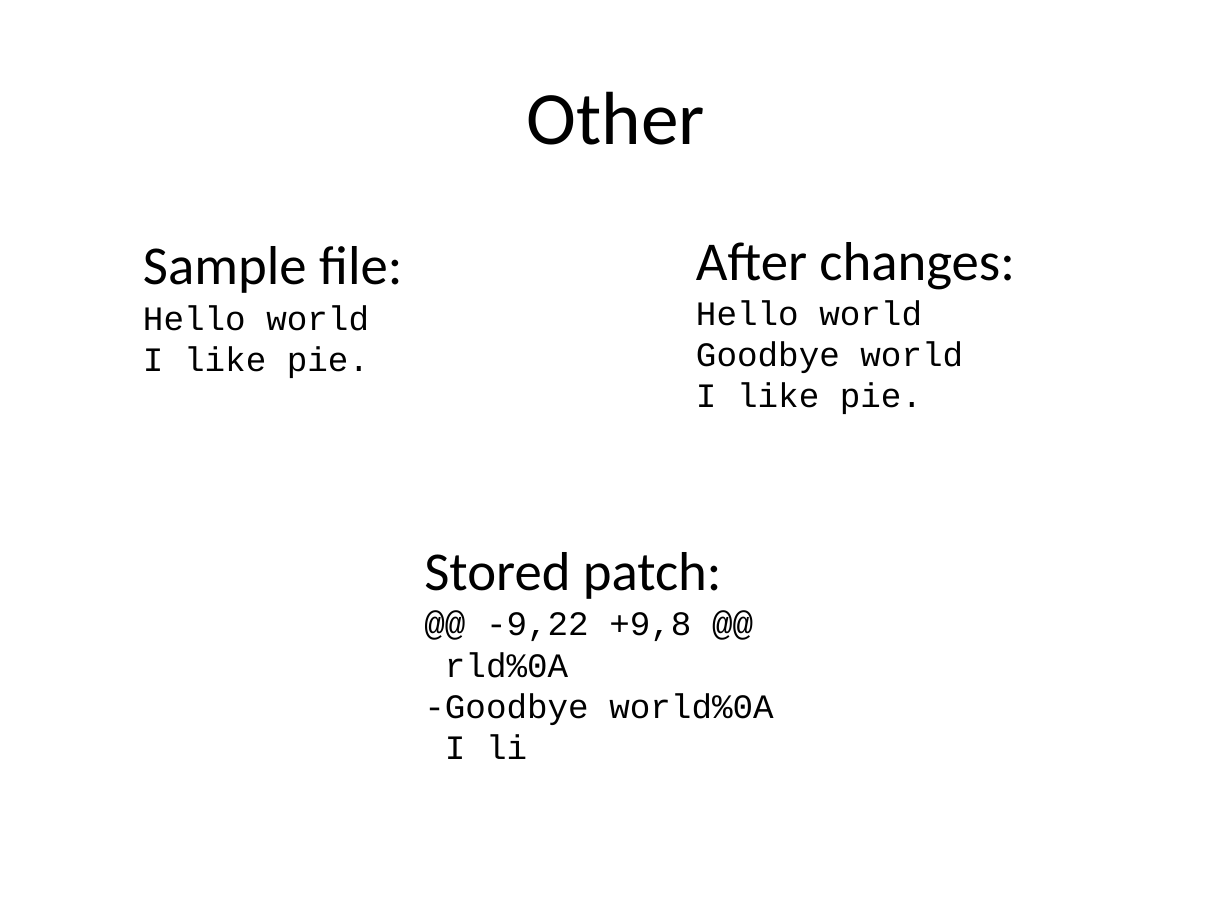
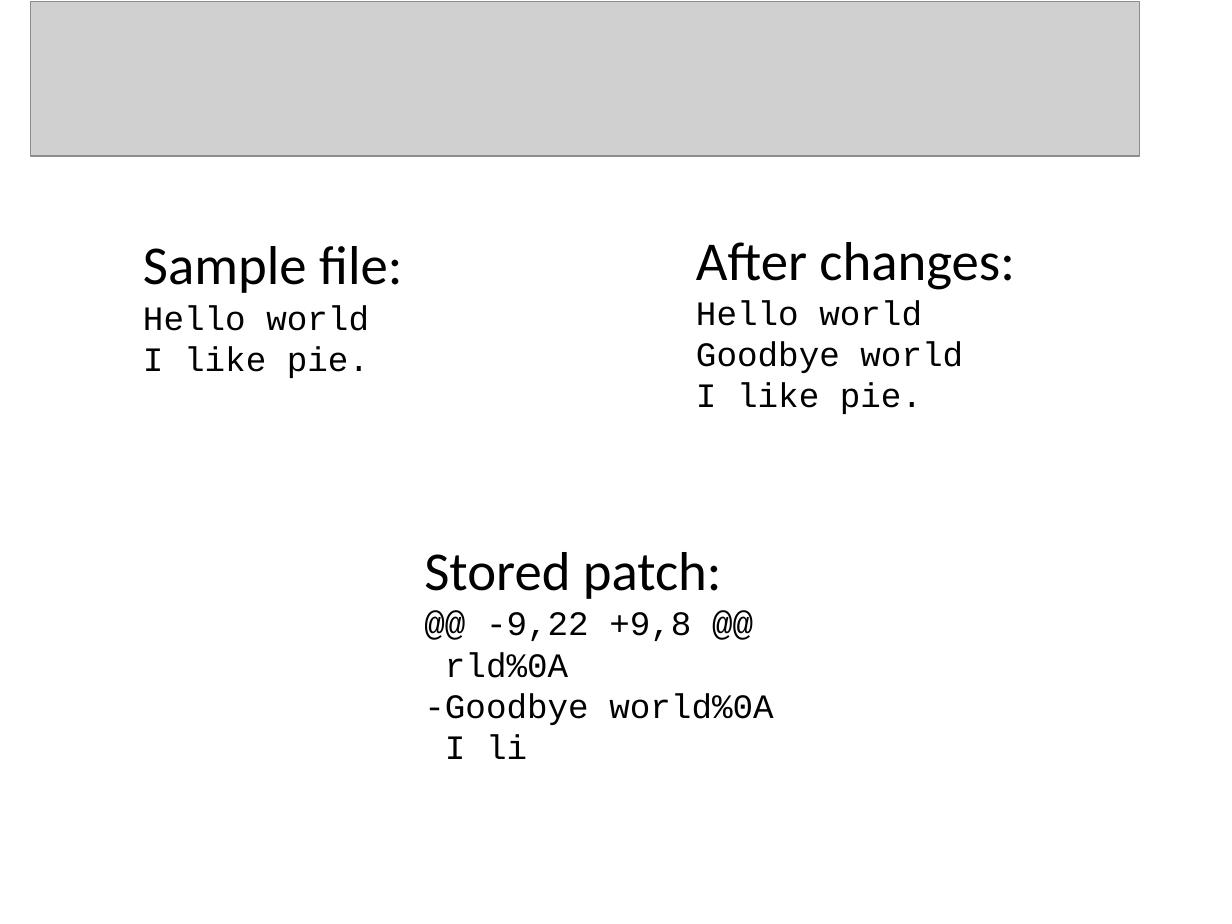
Before and after one commit to KatrinaHoffert/fbms, a slide deck: slide 16 of doc/milestone_6/final_presentation.pptx. Drawn at 1232x924 pixels with LibreOffice and Linux fonts; fonts in the diff are those of the drawing; grey boxes stand for pictures; background and template pictures are left out. Boxes give left, top, right and bottom in pixels: in the first picture for what was removed or moved away, otherwise in the second. Text is boxed around its words. In the diff, an @@ line names an element or a change of style, - is before the commit and + after.

```diff
--- a/doc/milestone_6/final_presentation.pptx
+++ b/doc/milestone_6/final_presentation.pptx
@@ picture added at bbox=[31, 1, 1140, 155] @@
@@ text removed at bbox=[527, 91, 705, 145] @@
-Other
```
Also in this commit, not shown: 15 other slides changed, 1 slide added, 1 slide removed.
